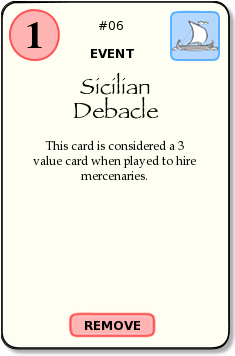
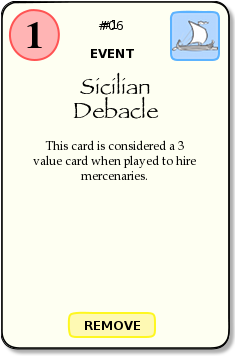
Before/after of a (235, 356) layered artwork. What changed in the layer stack:
moved "remove" above "text", painted on it over box(67, 20, 156, 338)
